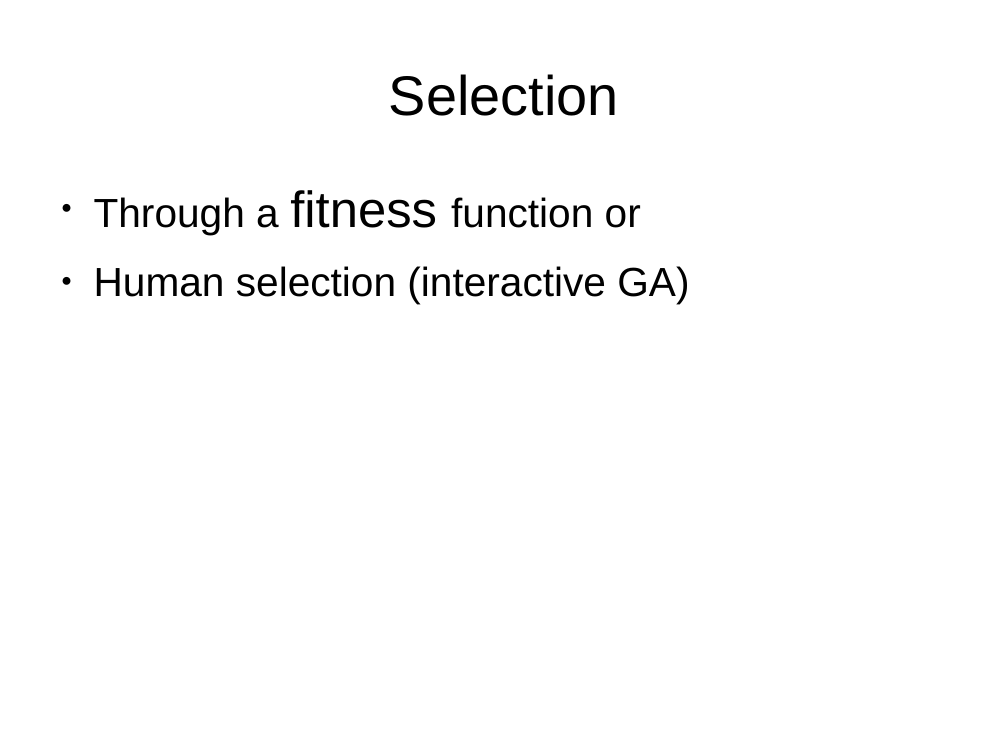
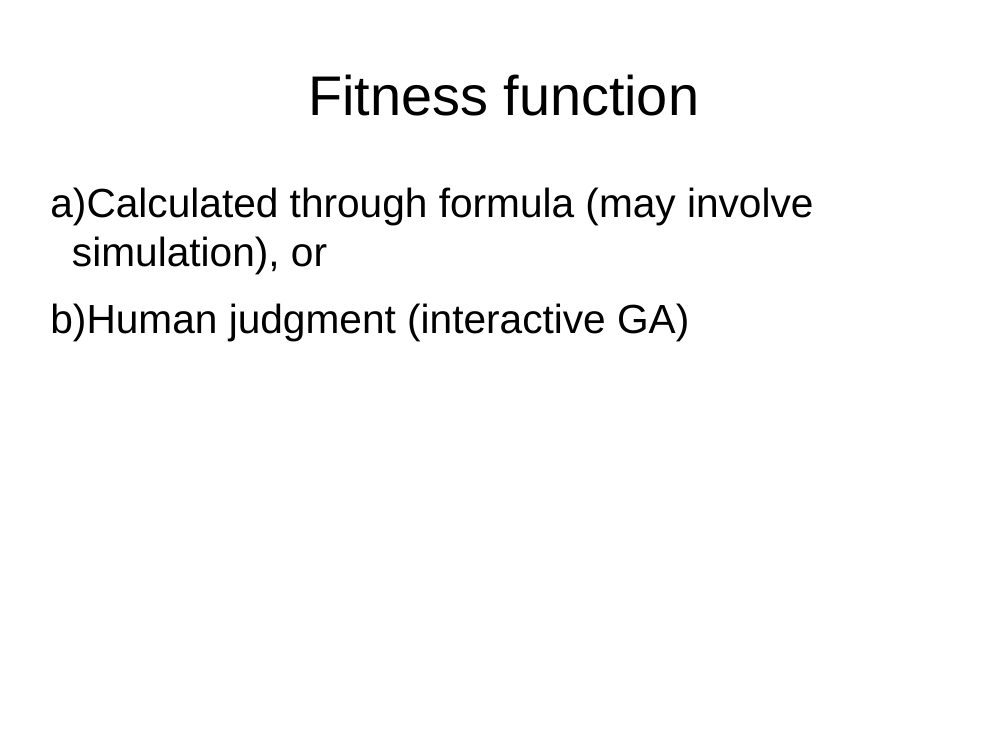
Before and after one commit to trevisanj/pinga, a slide deck: slide 3 of slides.odp (slide 2 before the commit). Drawn at 1008x756 pixels with LibreOffice and Linux fonts; fonts in the diff are those of the drawing. Boxes give left, top, right and bottom in pixels: in the first picture for what was removed or moved away, otherwise in the second. Text is boxed around its words. In the diff, an @@ line names an element or a change of style, - is before the commit and + after.

```diff
--- a/slides.odp
+++ b/slides.odp
@@ title at (308, 74, 700, 116): text changed @@
-Selection
+Fitness function
@@ text at (50, 187, 813, 340): text changed @@
-● Through a fitness function or
-● Human selection (interactive GA)
+a) Calculated through formula (may involve simulation), or
+b) Human judgment (interactive GA)
```
Also in this commit, not shown: 3 other slides changed, 2 slides added, 2 slides removed, 2 other files.
